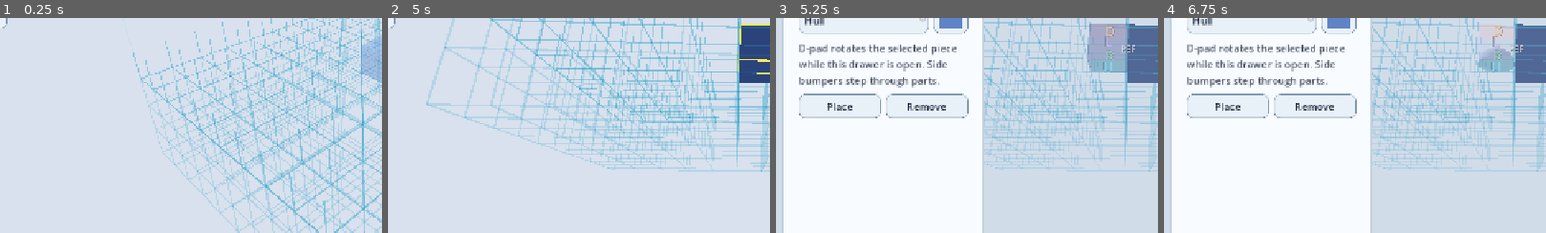
Above: before the commit, frames 1-4 (left to right).
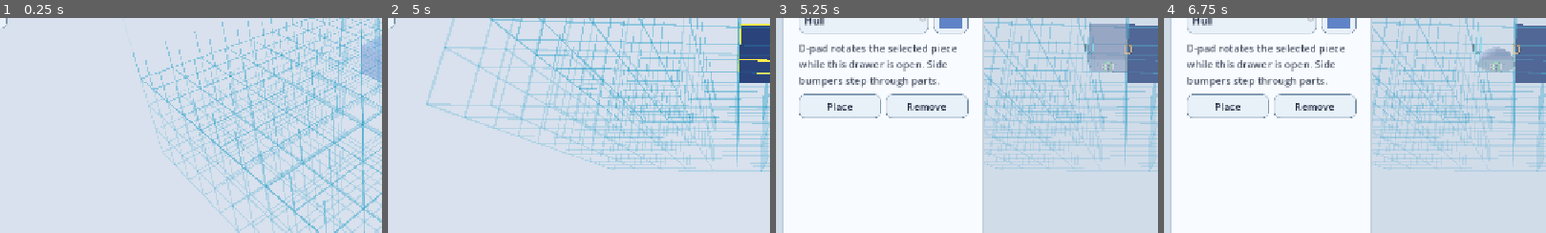
Above: after the commit, the same moments.

Repository: AkitaAttribute/SpaceMinerGame
Game: Godot game, scene res://main.tscn
Same seed, same stepped clock (60 frames per second), same inputs: the game is played once before the commit and once after it.
Inputs (mouse positions are % of the whole screen's width and height, from its top left):
- Up to frame 1 (0.25 s): no input
- Up to frame 2 (5 s): click "⚙" at 0.5 s; click "Resume" at 1.25 s; tap Enter at 2, 3.5 s; move the mouse to (72, 45) at 2.02 s; hold D (builder_right) 2.03-2.75 s; hold Q (level_down) 2.03-2.75 s; click (72, 45) at 2.17 s; tap Space (place_part) at 2.75, 4.25 s; drag from (30, 55) to (45, 70) at 2.77 s; move the mouse to (60, 28) at 3.52 s; hold D (builder_right) 3.53-4.25 s; hold . (part_next) 3.53-4.25 s; drag from (45, 70) to (20, 35) at 4.27 s
- Up to frame 3 (5.25 s): tap Enter at 5 s; move the mouse to (80, 65) at 5.02 s; hold A (builder_left) from 5.03 s (still down); hold Tab (parts_toggle) from 5.03 s (still down)
- Up to frame 4 (6.75 s): release A (builder_left) at 5.75 s; release Tab (parts_toggle) at 5.75 s; click "Selected Cube" at 5.75 s; click "Half Sphere" at 6.5 s
The pictures show only the part of the screen within x 0-50%, y 43-93%; the shares and areas given below are measured in that part.

Frames 1-2 are identical in both runs. In frame 3, 1.0% of the frame differs, in the area x 80-94%, y 3-26%; in frame 4, 0.6%.

Commit message:
Use mounting face as part rotation reference

Diff:
--- a/scripts/part_factory.gd
+++ b/scripts/part_factory.gd
@@ -10,42 +10,42 @@
         "name": "Cube",
         "slots": ["Hull"],
         "defaults": [DEFAULT_PART_COLOR],
-        "rotation_reference": Vector3(0.0, 0.0, -1.0),
+        "rotation_reference": Vector3(0.0, -1.0, 0.0),
     },
     {
         "id": "half_sphere",
         "name": "Half Sphere",
         "slots": ["Hull"],
         "defaults": [DEFAULT_PART_COLOR],
-        "rotation_reference": Vector3(0.0, 0.0, -1.0),
+        "rotation_reference": Vector3(0.0, -1.0, 0.0),
     },
     {
         "id": "pyramid",
         "name": "Pyramid",
         "slots": ["Hull"],
         "defaults": [DEFAULT_PART_COLOR],
-        "rotation_reference": Vector3(0.0, 0.0, -1.0),
+        "rotation_reference": Vector3(0.0, -1.0, 0.0),
     },
     {
         "id": "small_slope",
         "name": "Small Slope",
         "slots": ["Hull"],
         "defaults": [DEFAULT_PART_COLOR],
-        "rotation_reference": Vector3(0.0, 0.0, -1.0),
+        "rotation_reference": Vector3(0.0, -1.0, 0.0),
     },
     {
         "id": "roof",
         "name": "Even Roof",
         "slots": ["Left", "Right"],
         "defaults": [DEFAULT_PART_COLOR, DEFAULT_PART_COLOR],
-        "rotation_reference": Vector3(0.0, 0.0, -1.0),
+        "rotation_reference": Vector3(0.0, -1.0, 0.0),
     },
     {
         "id": "large_slope",
         "name": "Large Slope",
         "slots": ["Hull"],
         "defaults": [DEFAULT_PART_COLOR],
-        "rotation_reference": Vector3(0.0, 0.0, -1.0),
+        "rotation_reference": Vector3(0.0, -1.0, 0.0),
     },
     {
         "id": "color_tool",
